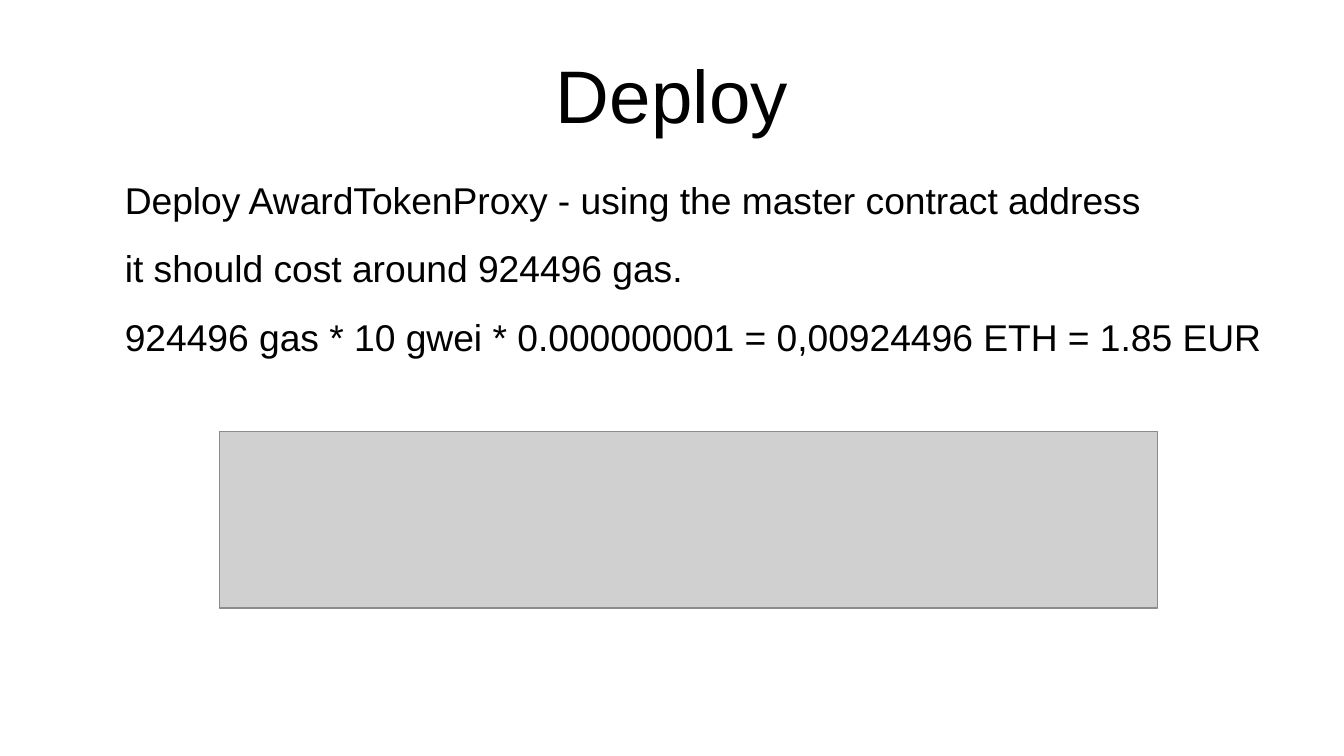
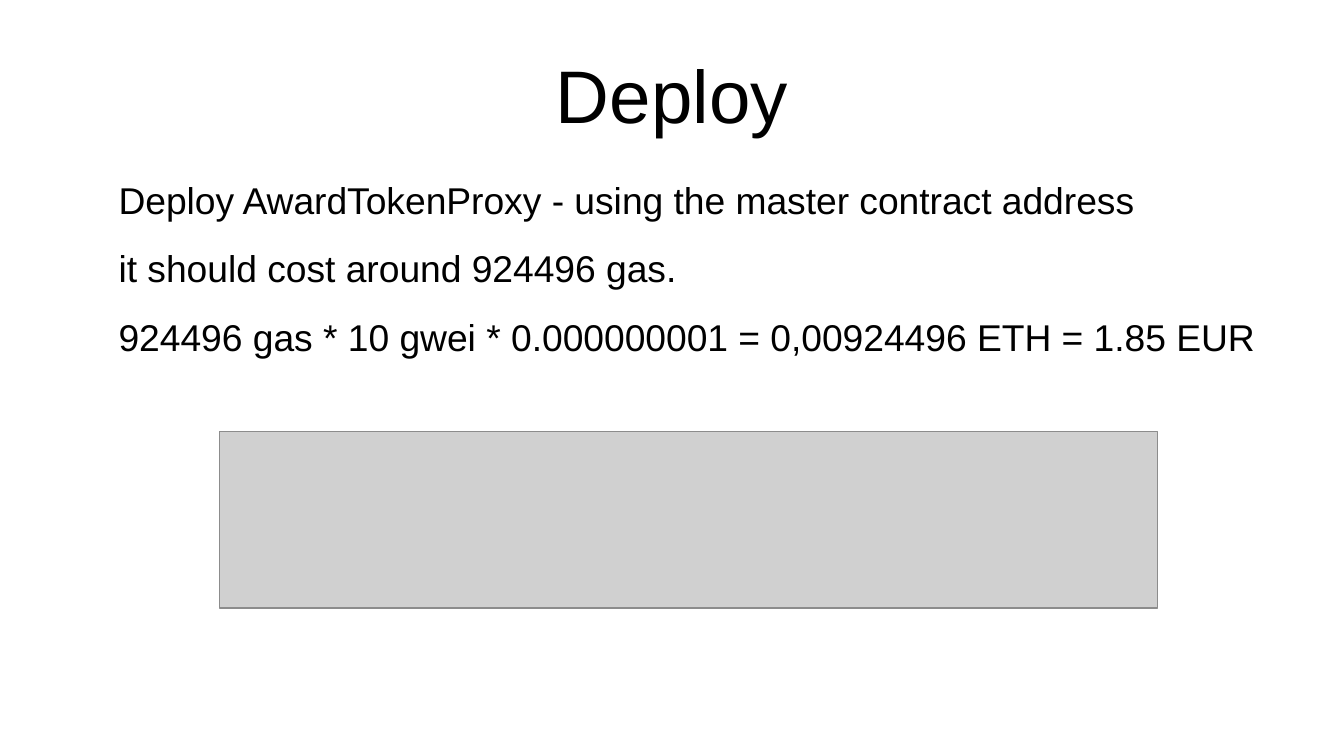
Before and after one commit to ethereum/remix-workshops, a slide deck: slide 20 of proxyContractAwardToken/ProxyContract.odp (slide 19 before the commit). Drawn at 1344x756 pixels with LibreOffice and Linux fonts; fonts in the diff are those of the drawing; grey boxes stand for pictures. Boxes give left, top, right and bottom in pixels: in the first picture for what was removed or moved away, otherwise in the second. Text is boxed around its words. In the diff, an @@ line names an element or a change of style, - is before the commit and + after.

```diff
--- a/proxyContractAwardToken/ProxyContract.odp
+++ b/proxyContractAwardToken/ProxyContract.odp
@@ text "Deploy AwardTokenProxy - using the ...": place and size @@
-text "Deploy AwardTokenProxy - using the ..." at [125,187,1262,359]
+text "Deploy AwardTokenProxy - using the ..." at [119,187,1255,359]
```
Also in this commit, not shown: 11 other slides changed, 2 slides added, 14 other files.
